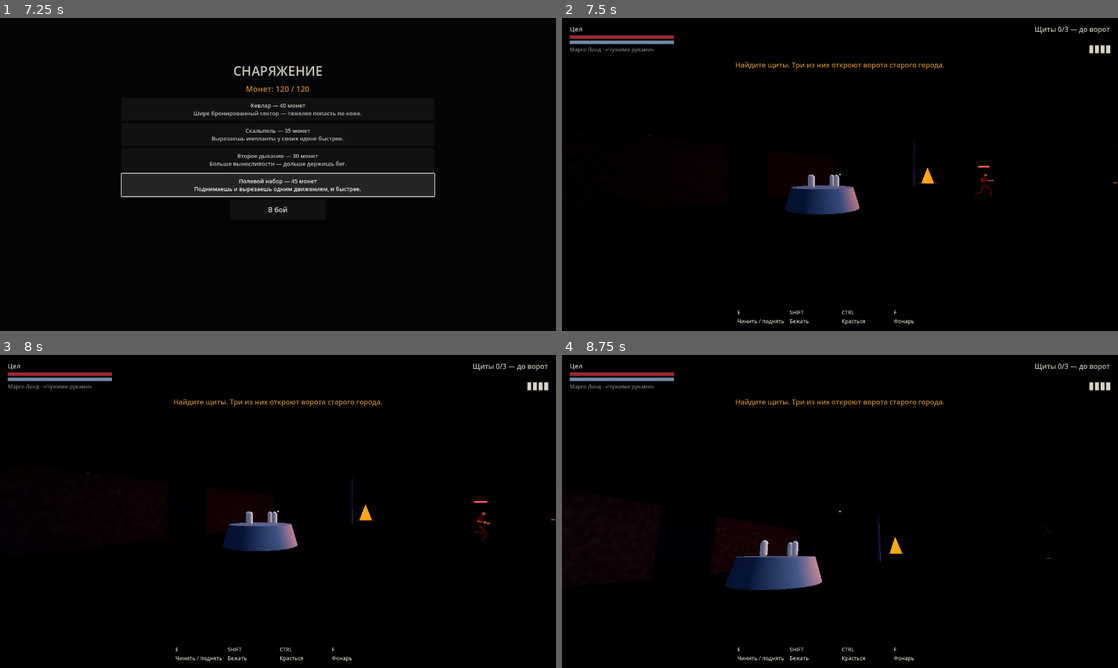
Above: before the commit, frames 1-4 (two rows, left to right).
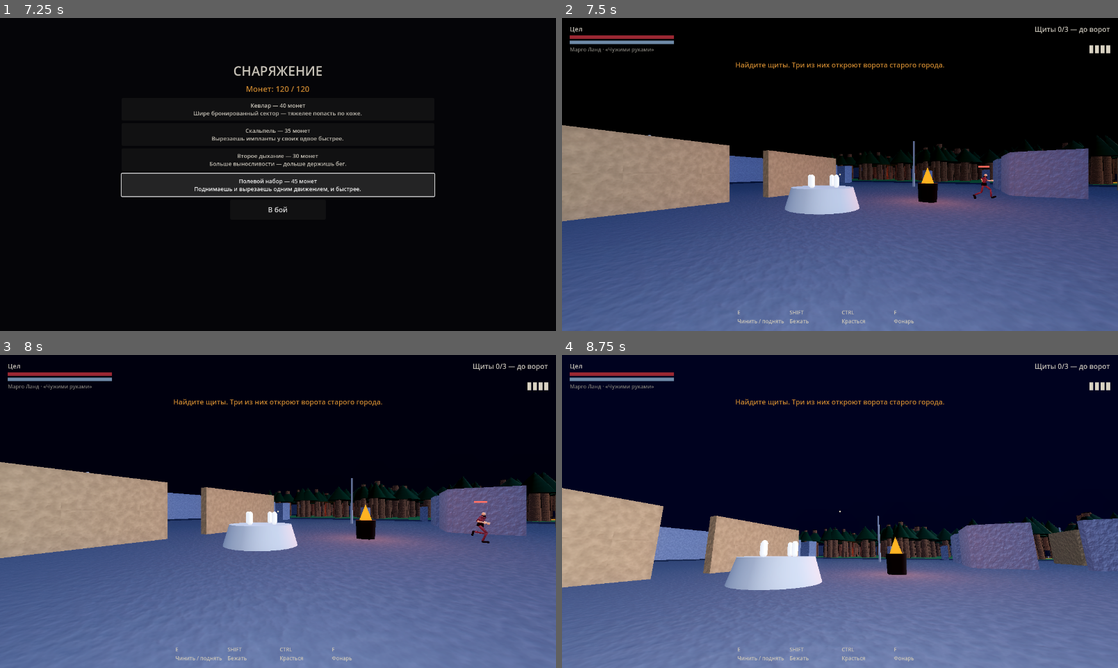
Above: after the commit, the same moments.

Repository: mironbagimov-source/Wolf
Game: Godot game, scene res://scenes/main.tscn
Same seed, same stepped clock (60 frames per second), same inputs: the game is played once before the commit and once after it.
Inputs (mouse positions are in pixels of both pictures, inside the frame that each line leads up to):
- Up to frame 1 (7.25 s): click "Марго Ланд «Чужими руками» По…" at 0.5 s; click "Кевлар — 40 монет Шире бронир…" at 1.25 s; click "✓ Кевлар — 40 монет Шире брон…" at 2 s; click "Скальпель — 35 монет Вырезаеш…" at 2.75 s; click "✓ Скальпель — 35 монет Выреза…" at 3.5 s; click "Второе дыхание — 30 монет Бол…" at 4.25 s; click "✓ Второе дыхание — 30 монет Б…" at 5 s; click "Полевой набор — 45 монет Подн…" at 5.75 s; click "✓ Полевой набор — 45 монет По…" at 6.5 s
- Up to frame 2 (7.5 s): click "В бой" at 7.25 s
- Up to frame 3 (8 s): no input
- Up to frame 4 (8.75 s): move the mouse to (867, 511) at 8.02 s; hold W (move_forward) from 8.03 s (still down); hold Ctrl (crouch) from 8.03 s (still down); click (867, 511) at 8.17 s

Frame 1 is identical in both runs. In frame 2, 57% of the frame differs, in the area x 0-100%, y 34-100%; in frame 3, 58%; in frame 4, 98%, in the area x 0-100%, y 0-100%.

Commit message:
Lighting: player headlamp + much brighter zones and surfaces
The real problem wasn't just ambient — the surfaces were near-black
albedos, so no light made them visible. Three decisive changes: an
always-on headlamp on the player's camera (you always see what's in front
of you), zone ambient/sun roughly doubled with fog cut, and wall/ground/
floor albedos lifted out of near-black into readable mid-tones. The
catacombs went from an unreadable black corridor to fully lit. Smoke test
green (78).

Diff:
--- a/godot/scripts/actor.gd
+++ b/godot/scripts/actor.gd
@@ -228,6 +228,16 @@
 	camera.current = true
 	head.add_child(camera)
 	show_body(false)   # вид от первого лица
+
+	# Фонарь игрока: всегда включён, широкий и яркий. Что бы ни было со светом
+	# зоны, прямо перед собой видно всегда — иначе тёмные углы это чёрные ямы.
+	var lamp := OmniLight3D.new()
+	lamp.light_color = Color("dfe6f2")
+	lamp.light_energy = 3.4
+	lamp.omni_range = 28.0
+	lamp.omni_attenuation = 1.0
+	lamp.position = Vector3(0.0, 0.35, 0.0)
+	head.add_child(lamp)
 
 
 func set_eye_height(value: float) -> void:
--- a/godot/scripts/match_runner.gd
+++ b/godot/scripts/match_runner.gd
@@ -152,11 +152,11 @@
 	_env.background_mode = Environment.BG_COLOR
 	_env.background_color = Color("05060a")
 	_env.ambient_light_source = Environment.AMBIENT_SOURCE_COLOR
-	_env.ambient_light_color = Color("39445e")
-	_env.ambient_light_energy = 1.7
+	_env.ambient_light_color = Color("6a7690")
+	_env.ambient_light_energy = 2.6
 	_env.fog_enabled = true
 	_env.fog_light_color = Color("06070c")
-	_env.fog_density = 0.016
+	_env.fog_density = 0.008
 
 	# Пост-обработка. Не фотореализм — модели для него слишком простые, — но она
 	# вытягивает картинку из «кубики в темноте» в кинематографичную ночь:
@@ -186,7 +186,7 @@
 
 	_sun = DirectionalLight3D.new()
 	_sun.light_color = Color("6b7a9c")
-	_sun.light_energy = 1.15
+	_sun.light_energy = 2.0
 	_sun.rotation_degrees = Vector3(-50, 30, 0)
 	_level_root.add_child(_sun)
 
@@ -213,13 +213,13 @@
 	var plane := PlaneMesh.new()
 	plane.size = Vector2(width, depth)
 	mesh.mesh = plane
-	mesh.material_override = Surfaces.material("ground", Color("0d0f13"), 0.25)
+	mesh.material_override = Surfaces.material("ground", Color("2c2f36"), 0.25)
 	ground.add_child(mesh)
 	_level_root.add_child(ground)
 
 	var floors := {
-		"neutral": Color("15171d"), "catacombs": Color("1a1a1c"),
-		"jungle": Color("131e14"), "village": Color("1e1913"), "oldcity": Color("16181f"),
+		"neutral": Color("3c4048"), "catacombs": Color("3a3a3f"),
+		"jungle": Color("324e34"), "village": Color("4a4030"), "oldcity": Color("3a3e4a"),
 	}
 	for region in WorldData.REGIONS:
 		var rect: Dictionary = region.rect
--- a/godot/scripts/wall_block.gd
+++ b/godot/scripts/wall_block.gd
@@ -10,8 +10,8 @@
 ## одним кодом, отличается только меш. Дешевле, чем заводить им отдельную жизнь.
 
 const TINTS := {
-	"wall": Color("2b2b31"), "broken": Color("3a3129"),
-	"tree": Color("2b2016"), "gate": Color("4a3a20"),
+	"wall": Color("585a64"), "broken": Color("6b5a44"),
+	"tree": Color("5a4433"), "gate": Color("7e6636"),
 }
 
 var data: Dictionary
--- a/godot/scripts/world_data.gd
+++ b/godot/scripts/world_data.gd
@@ -27,32 +27,32 @@
 	{
 		"id": "neutral", "title": "Перекрёсток", "danger": 0.12,
 		"rect": {"min_x": -32.0, "max_x": 32.0, "min_z": -28.0, "max_z": 30.0},
-		"ambient": Color("39445e"), "energy": 1.7, "fog": 0.014,
-		"sun": 1.15, "sun_color": Color("8492b4"), "sky": Color("0b0d16"),
+		"ambient": Color("6a7690"), "energy": 2.6, "fog": 0.006,
+		"sun": 2.0, "sun_color": Color("aab6d0"), "sky": Color("1a2033"),
 	},
 	{
 		"id": "catacombs", "title": "Катакомбы", "danger": 0.72,
 		"rect": {"min_x": -108.0, "max_x": -40.0, "min_z": -40.0, "max_z": 34.0},
-		"ambient": Color("2a2f42"), "energy": 1.2, "fog": 0.045,
-		"sun": 0.7, "sun_color": Color("6470a0"), "sky": Color("07080f"),
+		"ambient": Color("55607e"), "energy": 2.2, "fog": 0.02,
+		"sun": 1.4, "sun_color": Color("8792be"), "sky": Color("12141f"),
 	},
 	{
 		"id": "jungle", "title": "Джунгли", "danger": 0.6,
 		"rect": {"min_x": 40.0, "max_x": 108.0, "min_z": -34.0, "max_z": 40.0},
-		"ambient": Color("9fb98a"), "energy": 2.7, "fog": 0.012,
-		"sun": 3.0, "sun_color": Color("fff2d6"), "sky": Color("8fb3d9"),
+		"ambient": Color("b8cea4"), "energy": 3.0, "fog": 0.006,
+		"sun": 3.2, "sun_color": Color("fff4dc"), "sky": Color("9cc0e4"),
 	},
 	{
 		"id": "village", "title": "Деревня", "danger": 0.66,
 		"rect": {"min_x": -44.0, "max_x": 44.0, "min_z": 38.0, "max_z": 92.0},
-		"ambient": Color("574833"), "energy": 1.5, "fog": 0.022,
-		"sun": 1.4, "sun_color": Color("d8a066"), "sky": Color("241a17"),
+		"ambient": Color("8a7454"), "energy": 2.5, "fog": 0.01,
+		"sun": 2.2, "sun_color": Color("e8b878"), "sky": Color("3a2c22"),
 	},
 	{
 		"id": "oldcity", "title": "Старый город", "danger": 0.5,
 		"rect": {"min_x": -48.0, "max_x": 48.0, "min_z": -92.0, "max_z": -36.0},
-		"ambient": Color("363c52"), "energy": 1.55, "fog": 0.022,
-		"sun": 1.05, "sun_color": Color("7d88b6"), "sky": Color("11131e"),
+		"ambient": Color("606a86"), "energy": 2.4, "fog": 0.012,
+		"sun": 1.8, "sun_color": Color("9aa4c8"), "sky": Color("1c2030"),
 	},
 ]
 
Not shown, changed: build/windows/Считалка.pck
Not shown, changed: build/Считалка-ИГРА.zip
Not shown, changed: build/Считалка.pck
